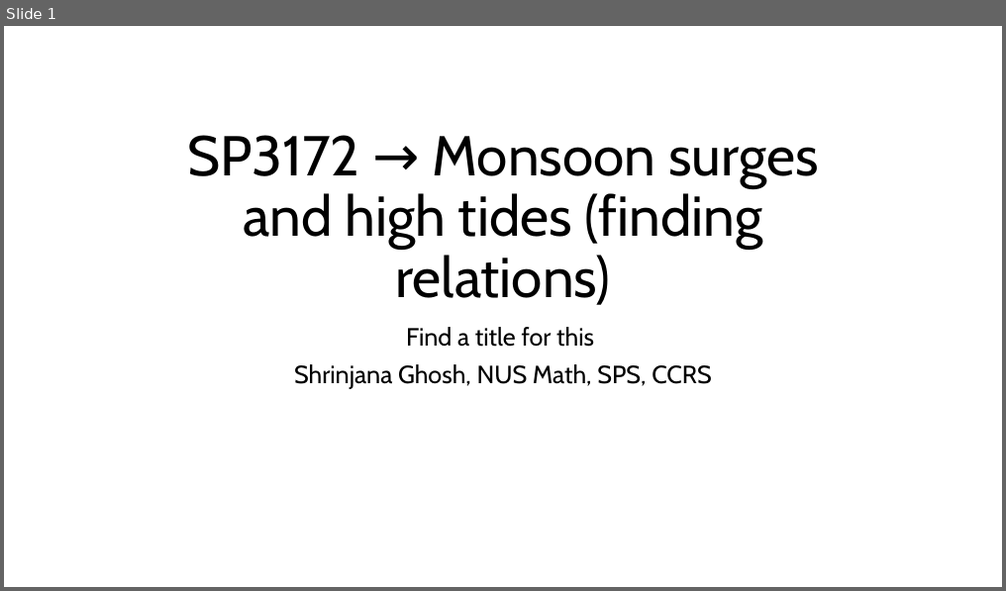
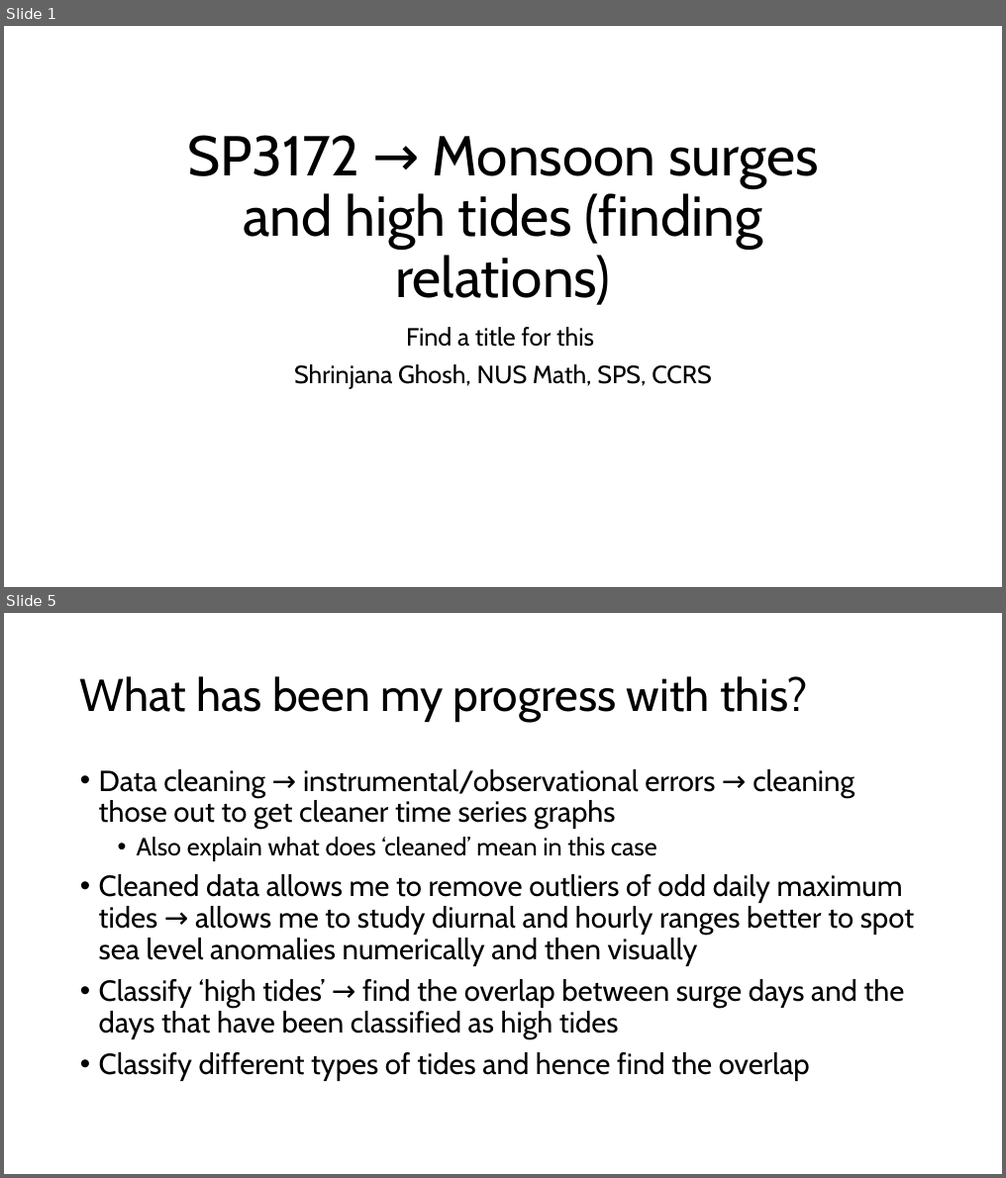
Before and after one commit to shrin0811/test_stuff_for_3172, a slide deck: SP3172  Monsoon surges and high tides (.pptx. Shown one above the other, each under a label of ours: slide 1 before the commit, slides 1 and 5 after it; the slides between them are not shown. The pictures are 1006x591 and 1006x1178 pixels, drawn with LibreOffice and Linux fonts; fonts in the diff are those of the drawing. Boxes give left, top, right and bottom in pixels: in the first picture for what was removed or moved away, otherwise in the second. Text is boxed around its words. In the diff, an @@ line names an element or a change of style, - is before the commit and + after.

Commit message:
added nasa api to find spring and neap tides

```diff
--- a/SP3172  Monsoon surges and high tides (.pptx
+++ b/SP3172  Monsoon surges and high tides (.pptx
@@ slide 5 added at [4, 613, 1002, 1174], background #FFFFFF @@
@@ title added at [80, 676, 807, 722], 44 pt, text #000000 @@
+What has been my progress with this?
@@ text added at [99, 769, 914, 1081], 28 pt, text #000000 @@
+• Data cleaning → instrumental/observational errors → cleaning those out to get cleaner time series graphs
+  • Also explain what does ‘cleaned’ mean in this case
+• Cleaned data allows me to remove outliers of odd daily maximum tides → allows me to study diurnal and hourly ranges better to spot sea level anomalies numerically and then visually
+• Classify ‘high tides’ → find the overlap between surge days and the days that have been classified as high tides
+• Classify different types of tides and hence find the overlap
```
Also in this commit, not shown: 1 slide changed, 7 other slides added, 1 other file.
